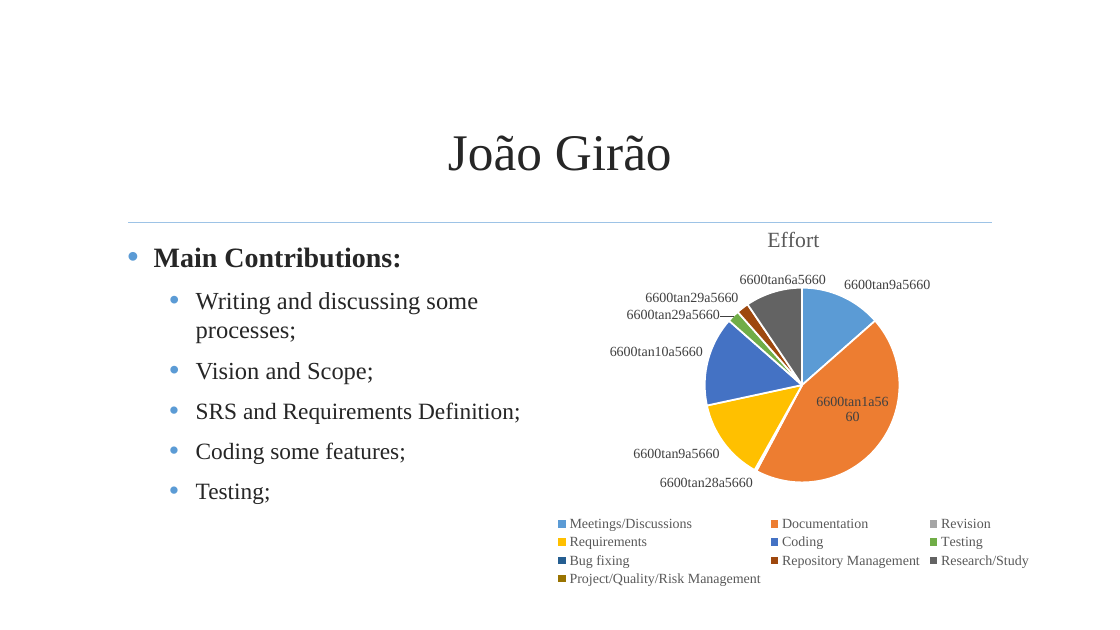
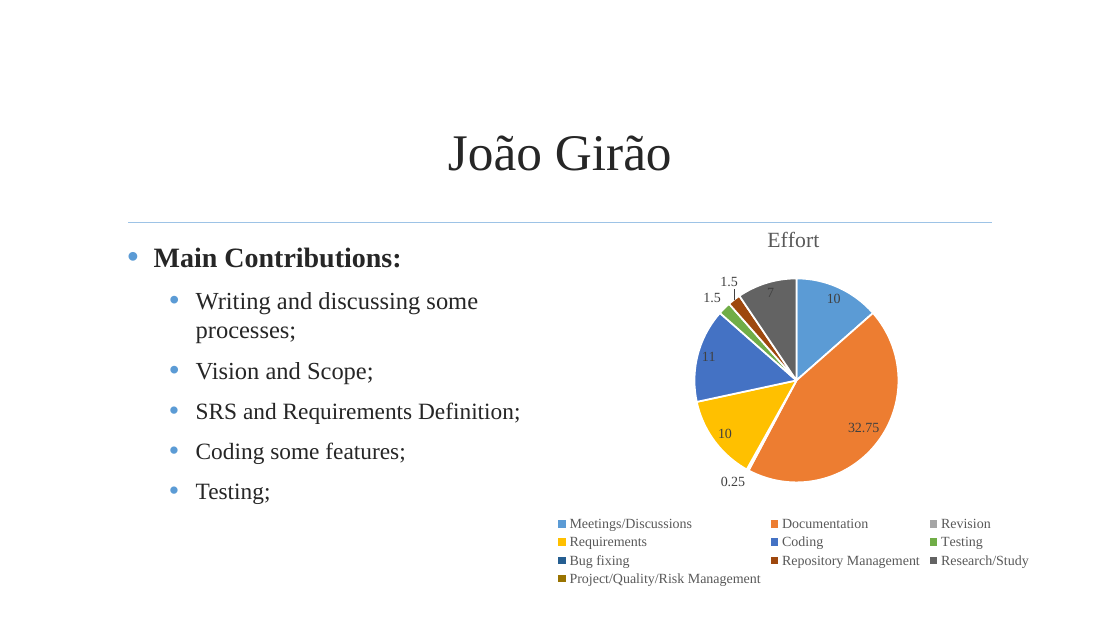
Before and after one commit to jmgirao/projetosoftware1213, a slide deck: slide 62 of Final Presentation/Presentation.pptx. Drawn at 1120x630 pixels with LibreOffice and Linux fonts; fonts in the diff are those of the drawing; background and template pictures are left out. Boxes give left, top, right and bottom in pixels: in the first picture for what was removed or moved away, otherwise in the second. Text is boxed around its words. In the diff, an @@ line names an element or a change of style, - is before the commit and + after.

```diff
--- a/Final Presentation/Presentation.pptx
+++ b/Final Presentation/Presentation.pptx
@@ pie chart at (467,210,1120,590) @@
@@ data labels of Effort changed @@
```
Also in this commit, not shown: 14 other slides changed.
